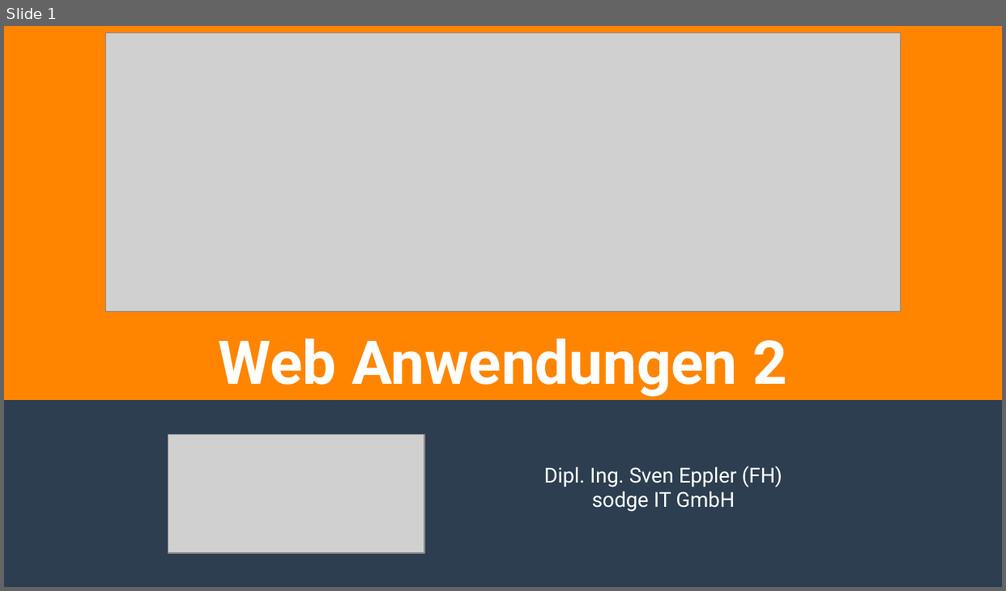
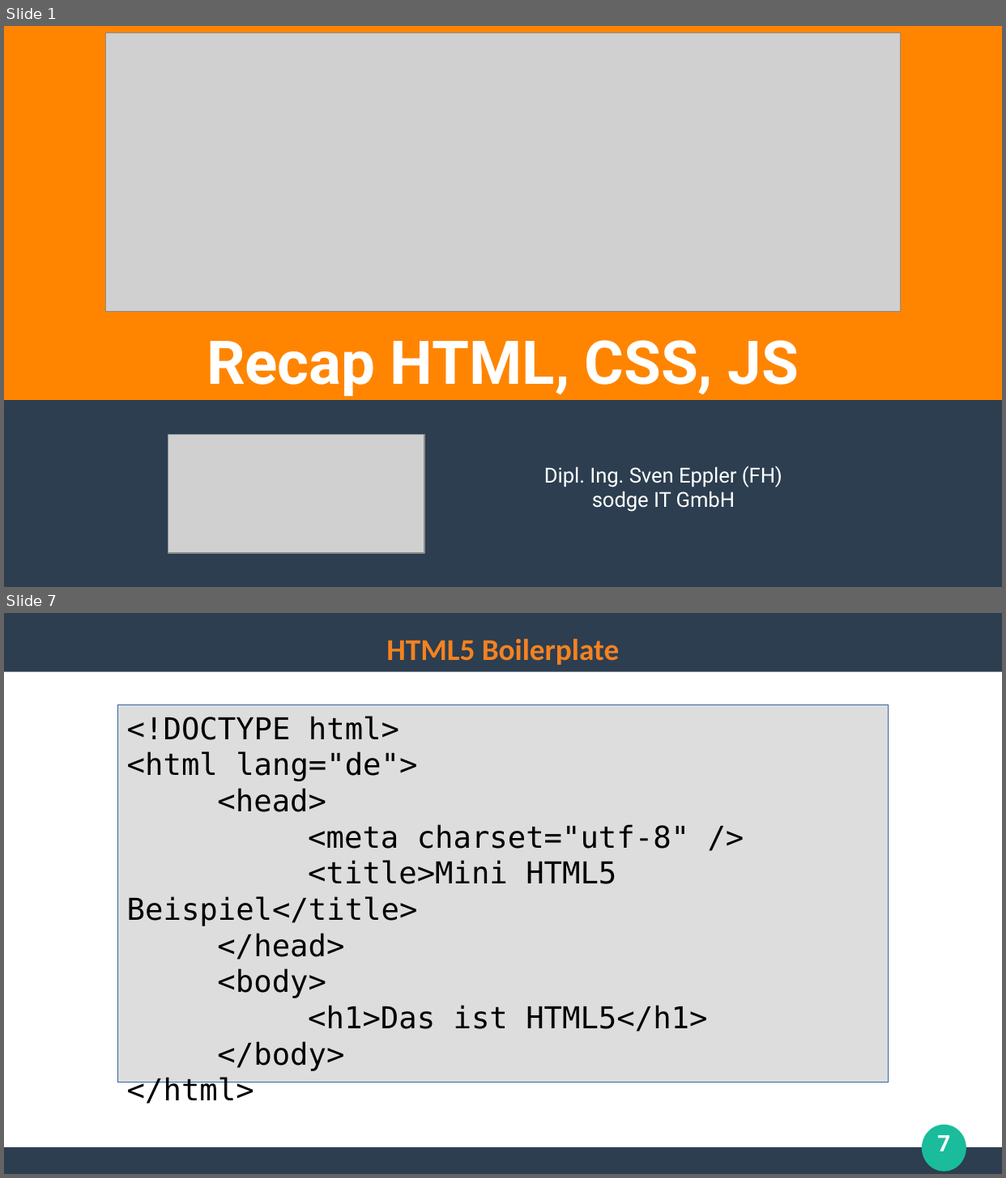
Before and after one commit to ghandmann/HS-AlbSig-WebAnwendungen2, a slide deck: Kapitel/01_Recap_HTML_CSS_JS.odp. Shown one above the other, each under a label of ours: slide 1 before the commit, slides 1 and 7 after it; the slides between them are not shown. The pictures are 1006x591 and 1006x1178 pixels, drawn with LibreOffice and Linux fonts; fonts in the diff are those of the drawing; grey boxes stand for pictures. Boxes give left, top, right and bottom in pixels: in the first picture for what was removed or moved away, otherwise in the second. Text is boxed around its words. In the diff, an @@ line names an element or a change of style, - is before the commit and + after.

```diff
--- a/Kapitel/01_Recap_HTML_CSS_JS.odp
+++ b/Kapitel/01_Recap_HTML_CSS_JS.odp
@@ slide 7 added at (x1=4, y1=613, x2=1002, y2=1174), background #FFFFFF @@
@@ rectangle added at (x1=4, y1=613, x2=1002, y2=672), fill #2C3E50 @@
@@ title added at (x1=386, y1=639, x2=619, y2=665), 24 pt, text #F58220, bold @@
+HTML5 Boilerplate
@@ rectangle added at (x1=118, y1=705, x2=888, y2=1082), fill #DDDDDD, outline #3465A4 0 pt, 24 pt, text #000000 @@
+<!DOCTYPE html>
+<html lang="de">
+<head>
+<meta charset="utf-8" />
+<title>Mini HTML5 Beispiel</title>
+</head>
+<body>
+<h1>Das ist HTML5</h1>
+</body>
+</html>
@@ ellipse added at (x1=923, y1=1125, x2=966, y2=1172), fill #1ABC9C @@
@@ page number added at (x1=937, y1=1135, x2=950, y2=1152), 18 pt, text #FFFFFF, bold @@
+7
@@ rectangle added at (x1=4, y1=1148, x2=1002, y2=1174), fill #2C3E50 @@
@@ slide 1 changed as well @@
@@ title at (x1=206, y1=340, x2=799, y2=396): text changed @@
-Web Anwendungen 2
+Recap HTML, CSS, JS
```
Also in this commit, not shown: 23 other slides added, 2 slides removed, 7 other files.
